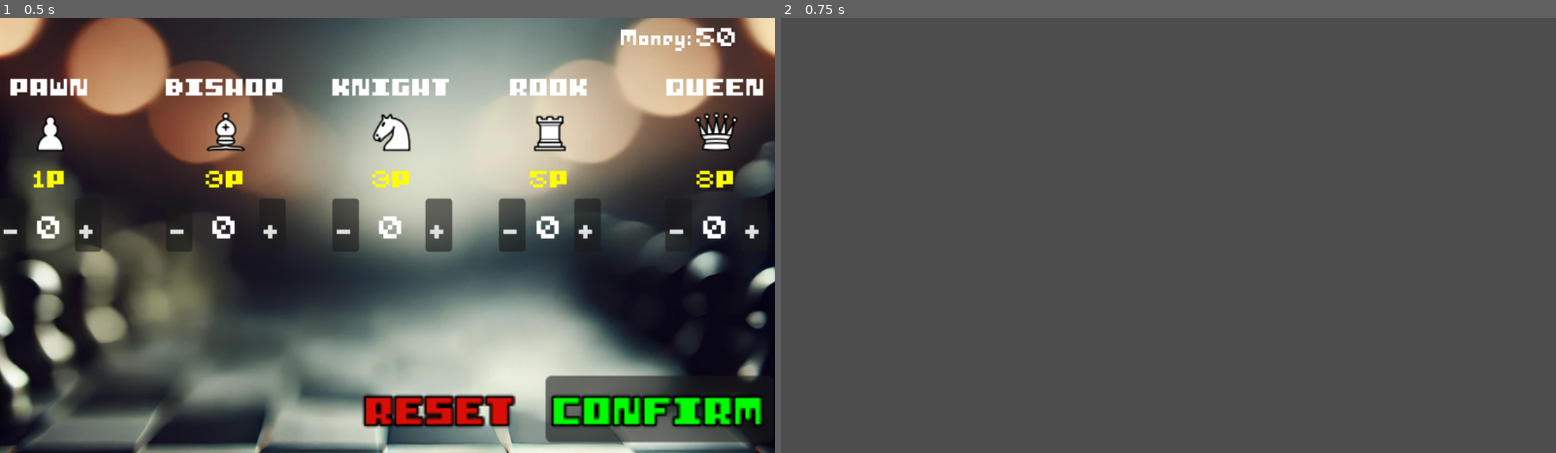
Above: before the commit, frames 1-2 (left to right).
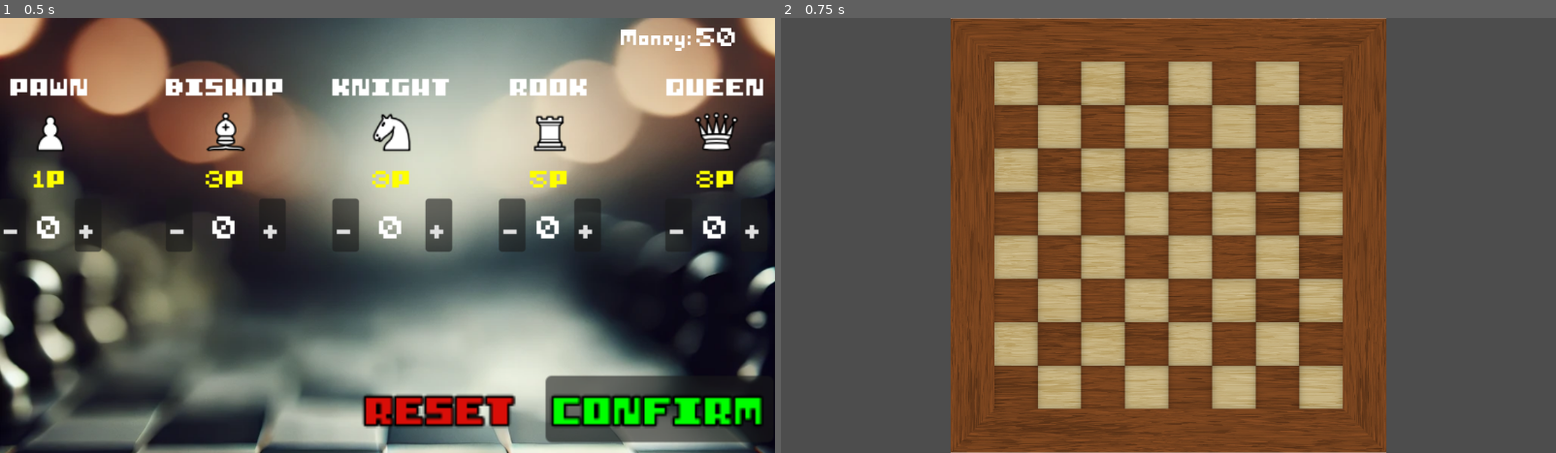
Above: after the commit, the same moments.

Repository: nubabanu/ChessMania
Game: Godot game, scene res://scenes/Shop.tscn
Two runs of this game, one before a commit and one after it. Both use one fixed random seed, a clock stepped at 60 frames per second and the inputs below. This scene is started directly instead of the project's main scene.
Inputs:
- Up to frame 1 (0.5 s): no input
- Up to frame 2 (0.75 s): click "CONFIRM" at 0.5 s

Frame 1 is identical in both runs. In frame 2, 56% of the frame differs, in the area x 21-79%, y 0-100%.

Commit message:
ChessBoard v1

Diff:
--- /dev/null
+++ b/TotalWarScripts/DraggablePiece.gd
@@ -0,0 +1,31 @@
+extends TextureRect
+
+var is_dragging = false
+var total_war  # Reference to TotalWar.gd
+
+func _ready():
+	# Locate the TotalWar node in the scene (adjust name if necessary).
+	total_war = get_tree().get_root().find_child("Control", true, false)
+
+func _get_drag_data(_position):
+	is_dragging = true
+	print("Dragging piece:", self.name)
+	# Free the currently occupied tile, if any.
+	var cur_tile = self.get_meta("occupied_tile")
+	if cur_tile:
+		cur_tile.set_meta("occupied", false)
+		self.set_meta("occupied_tile", null)
+	# Pass 'self' as the piece to exclude so that the tile under it is not highlighted.
+	if total_war:
+		total_war.highlight_tiles(self)
+	# Create a semi-transparent drag preview.
+	var drag_texture = TextureRect.new()
+	drag_texture.texture = texture
+	drag_texture.custom_minimum_size = Vector2(60, 60)
+	drag_texture.modulate = Color(1, 1, 1, 0.5)
+	drag_texture.z_index = 5
+	set_drag_preview(drag_texture)
+	return self
+
+func _can_drop_data(_position, data):
+	return data is TextureRect
--- /dev/null
+++ b/TotalWarScripts/Global.gd
@@ -0,0 +1,3 @@
+extends Node
+
+var purchased_pieces = {}  # Stores pieces and their quantity
--- a/TotalWarScripts/Shop.gd
+++ b/TotalWarScripts/Shop.gd
@@ -67,6 +67,14 @@
 
 # Handles Confirm button press
 func on_confirm_pressed():
+	# Store selected pieces in a dictionary
+	for piece_item in selected_pieces.keys():
+		var count = selected_pieces[piece_item]["count"]
+		if count > 0:
+			selected_pieces[piece_item.name] = count
+
+	# Save selection to Global script
+	Global.purchased_pieces = selected_pieces
 	print("Selection Confirmed:", selected_pieces)
 	get_tree().change_scene_to_file(NEXT_SCENE_PATH)  # Switch scene
 
--- /dev/null
+++ b/TotalWarScripts/TotalWar.gd
@@ -0,0 +1,180 @@
+extends Control
+
+@onready var board = $ChessBoard                       # Chessboard node (target for reparenting pieces)
+@onready var piece_container = $PieceContainer           # Container for pieces (shop area)
+@onready var tile_container = $ChessBoard/TileContainer    # Container holding the grid tiles
+@onready var chessboard_texture = $ChessBoard/Background  # Chessboard background
+
+var available_pieces = {}
+var tiles = []                     # Array of tile nodes
+var tile_size = Vector2(60, 60)    # Each tile is 60x60 pixels
+var tile_spacing = Vector2(5, 5)   # Gap between tiles (adjust as needed)
+var board_offset = Vector2()       # Computed offset to center the grid
+
+# Mapping of piece names to texture file paths.
+var piece_textures = {
+	"pieceshopitem": "res://ChessTextures/WPawn.svg",
+	"pieceshopitem2": "res://ChessTextures/WBishop.svg",
+	"pieceshopitem3": "res://ChessTextures/WKnight.svg",
+	"pieceshopitem4": "res://ChessTextures/WRook.svg",
+	"pieceshopitem5": "res://ChessTextures/WQueen.svg"
+	#"pieceshopitem6": "res://ChessTextures/WKing.svg"
+}
+
+func _ready():
+	align_chessboard_background()   # Center the chessboard and grid.
+	generate_tiles()                # Create the 8x8 grid with spacing.
+	load_purchased_pieces()         # Spawn pieces from the shop.
+
+# Centers the chessboard and calculates the board_offset to center the tile grid.
+func align_chessboard_background():
+	var window_size = get_viewport_rect().size
+	var board_size = Vector2(648, 648)  # Chessboard texture size; adjust if necessary.
+	var centered_position = (window_size - board_size) / 2
+	chessboard_texture.position = centered_position
+
+	# Calculate grid size: there are 8 tiles and 7 gaps between them.
+	var grid_size = tile_size * 8 + tile_spacing * (8 - 1)
+	board_offset = (board_size - grid_size) / 2
+
+	# Position tile_container at the same place as the chessboard.
+	tile_container.position = chessboard_texture.position
+
+# Creates the 8x8 grid of tiles using the defined tile_size and tile_spacing.
+func generate_tiles():
+	# Clear any existing children.
+	for child in tile_container.get_children():
+		tile_container.remove_child(child)
+	tiles.clear()
+
+	for row in range(8):
+		for col in range(8):
+			var tile = ColorRect.new()
+			tile.z_index = 1
+			tile.size = tile_size
+			# Use a transparent base color.
+			tile.color = Color(0.8, 0.8, 0.8, 0.0)
+
+			# Create a border using StyleBoxFlat.
+			var tile_style = StyleBoxFlat.new()
+			tile_style.bg_color = tile.color
+			tile_style.border_color = Color(0, 0, 0, 1)
+			tile_style.border_width_top = 2
+			tile_style.border_width_bottom = 2
+			tile_style.border_width_left = 2
+			tile_style.border_width_right = 2
+			tile.add_theme_stylebox_override("panel", tile_style)
+
+			# Add a highlight overlay.
+			var highlight = ColorRect.new()
+			highlight.name = "HighlightOverlay"
+			highlight.size = tile_size - Vector2(4, 4)
+			highlight.position = Vector2(2, 2)
+			highlight.color = Color(0, 1, 0, 0.5)
+			highlight.visible = false
+			tile.add_child(highlight)
+
+			# Initialize tile occupancy.
+			tile.set_meta("occupied", false)
+
+			# Position the tile using spacing; board_offset centers the grid.
+			tile.position = Vector2(col * (tile_size.x + tile_spacing.x), row * (tile_size.y + tile_spacing.y)) + board_offset
+			tile_container.add_child(tile)
+			tiles.append(tile)
+
+# Highlights all unoccupied tiles.
+# If a dragged piece is provided, skip highlighting the tile under that piece.
+func highlight_tiles(exclude_piece = null):
+	for tile in tiles:
+		if not tile.get_meta("occupied"):
+			# If an exclude_piece is provided, do not highlight the tile that contains its center.
+			if exclude_piece:
+				var piece_center = exclude_piece.get_global_position() + exclude_piece.pivot_offset
+				if tile.get_global_rect().has_point(piece_center):
+					continue
+			var hl = tile.get_node("HighlightOverlay")
+			if hl:
+				hl.visible = true
+
+func reset_tile_highlights():
+	for tile in tiles:
+		var hl = tile.get_node("HighlightOverlay")
+		if hl:
+			hl.visible = false
+
+func load_purchased_pieces():
+	available_pieces = Global.purchased_pieces  # Retrieve saved pieces.
+	if available_pieces.is_empty():
+		print("No purchased pieces found!")
+		return
+	for piece_name in available_pieces.keys():
+		var count = available_pieces[piece_name]
+		if typeof(count) != TYPE_INT:
+			print("Warning: Piece count for", piece_name, "is not an integer:", count)
+			continue
+		for i in range(count):
+			create_piece(piece_name)
+
+func create_piece(piece_name):
+	var piece = TextureRect.new()
+	var texture_path = piece_textures.get(piece_name.to_lower(), null)
+	if texture_path and FileAccess.file_exists(texture_path):
+		piece.texture = load(texture_path)
+	else:
+		print("Warning: Texture not found for", piece_name, "Expected:", texture_path)
+		return
+	piece.mouse_filter = Control.MOUSE_FILTER_STOP
+	# Spawn pieces at a designated shop position.
+	piece.position = Vector2(50, 850)
+	piece.z_index = 2
+	# Set piece size to 60x60.
+	piece.custom_minimum_size = Vector2(60, 60)
+	piece.pivot_offset = piece.custom_minimum_size / 2
+	# Initialize occupied_tile meta.
+	piece.set_meta("occupied_tile", null)
+	piece.set_script(load("res://TotalWarScripts/DraggablePiece.gd"))
+	piece_container.add_child(piece)
+	print("Created piece:", piece_name, "at", piece.position)
+
+# Returns the tile node at a given global position.
+func get_tile_at_position(world_pos: Vector2) -> ColorRect:
+	for tile in tiles:
+		if tile.get_global_rect().has_point(world_pos):
+			return tile
+	return null
+
+# Drop event handling (when a piece is dropped onto this control).
+func _drop_data(position, data):
+	# 'position' is in TotalWar.gd's coordinate space.
+	if data is TextureRect:
+		# Convert drop position to tile_container's local coordinates.
+		var local_pos = tile_container.to_local(position)
+		# Find the tile whose rectangle contains local_pos.
+		var target_tile = null
+		for tile in tiles:
+			var rect = Rect2(tile.position, tile.size)
+			if rect.has_point(local_pos):
+				target_tile = tile
+				break
+		if target_tile == null:
+			reset_tile_highlights()
+			return
+		if target_tile.get_meta("occupied"):
+			print("Tile is already occupied!")
+			reset_tile_highlights()
+			return
+
+		# Mark the target tile as occupied.
+		target_tile.set_meta("occupied", true)
+		data.set_meta("occupied_tile", target_tile)
+		# Compute the center of the tile.
+		var tile_center = tile_container.position + target_tile.position + tile_size / 2
+		# Reparent the piece to the board for proper positioning.
+		data.get_parent().remove_child(data)
+		board.add_child(data)
+		# Set the piece's position so its center aligns with the tile center.
+		data.position = tile_center - data.pivot_offset
+		reset_tile_highlights()
+
+func _can_drop_data(_position, data):
+	return data is TextureRect
--- a/project.godot
+++ b/project.godot
@@ -18,6 +18,7 @@
 [autoload]
 
 ShopManager="*res://TotalWarScripts/ShopManager.gd"
+Global="*res://TotalWarScripts/Global.gd"
 
 [rendering]
 
--- a/scenes/TotalWar.tscn
+++ b/scenes/TotalWar.tscn
@@ -1,3 +1,32 @@
-[gd_scene format=3 uid="uid://dqkcrsvnfxadc"]
+[gd_scene load_steps=3 format=3 uid="uid://dqkcrsvnfxadc"]
+
+[ext_resource type="Script" uid="uid://cg1k6252exwty" path="res://TotalWarScripts/TotalWar.gd" id="1_mnq3f"]
+[ext_resource type="Texture2D" uid="uid://cvcov8rqcdqxf" path="res://Assets/Chessboard.jpg" id="2_4ex6v"]
 
 [node name="TotalWar" type="Node2D"]
+
+[node name="Control" type="Control" parent="."]
+layout_mode = 3
+anchors_preset = 0
+offset_right = 40.0
+offset_bottom = 40.0
+script = ExtResource("1_mnq3f")
+
+[node name="PieceContainer" type="VBoxContainer" parent="Control"]
+layout_mode = 0
+offset_left = 166.0
+offset_top = 55.0
+offset_right = 206.0
+offset_bottom = 95.0
+
+[node name="ChessBoard" type="Node2D" parent="Control"]
+
+[node name="TileContainer" type="Node2D" parent="Control/ChessBoard"]
+
+[node name="Background" type="TextureRect" parent="Control/ChessBoard"]
+offset_left = 289.0
+offset_right = 937.0
+offset_bottom = 648.0
+texture = ExtResource("2_4ex6v")
+expand_mode = 2
+stretch_mode = 5
Binary file added: Assets/Chessboard.jpg
Not shown, added: Assets/Chessboard.jpg.import
Not shown, added: TotalWarScripts/DraggablePiece.gd.uid
Not shown, added: TotalWarScripts/Global.gd.uid
Not shown, added: TotalWarScripts/TotalWar.gd.uid
